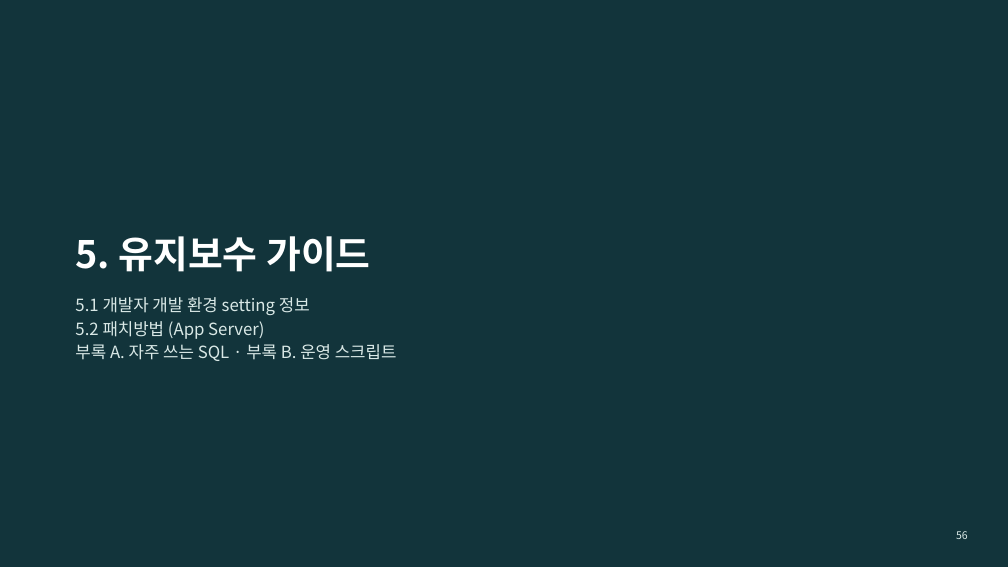
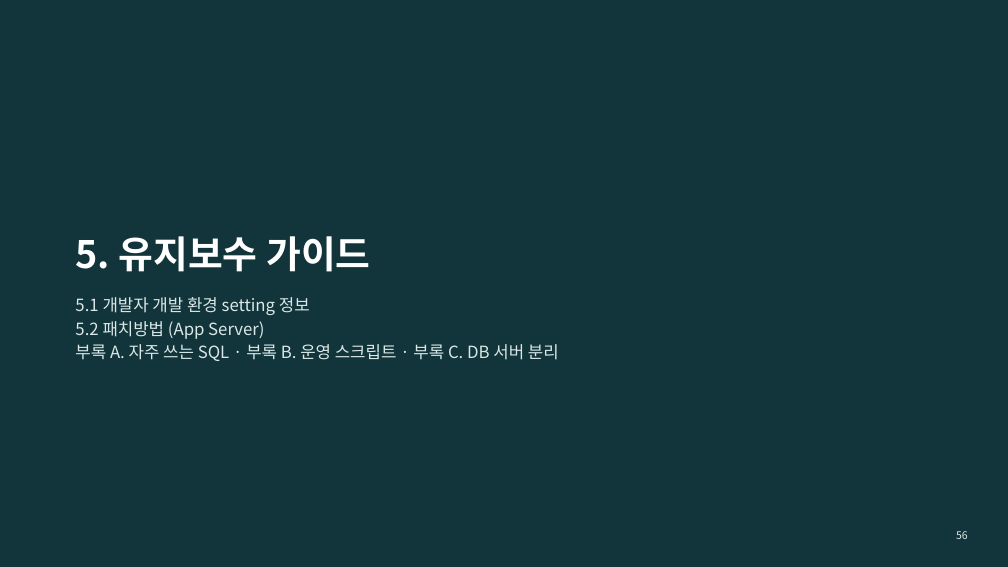
Before and after one commit to KimHwaJin/pr-agentic-service, a slide deck: slide 56 of docs/deliverables/08-operator-manual.pptx. Drawn at 1008x567 pixels with LibreOffice and Linux fonts; fonts in the diff are those of the drawing. Boxes give left, top, right and bottom in pixels: in the first picture for what was removed or moved away, otherwise in the second. Text is boxed around its words. In the diff, an @@ line names an element or a change of style, - is before the commit and + after.

```diff
--- a/docs/deliverables/08-operator-manual.pptx
+++ b/docs/deliverables/08-operator-manual.pptx
@@ text at box(75, 344, 559, 361): text changed @@
-부록 A. 자주 쓰는 SQL · 부록 B. 운영 스크립트
+부록 A. 자주 쓰는 SQL · 부록 B. 운영 스크립트 · 부록 C. DB 서버 분리
```
Also in this commit, not shown: 5 other slides changed, 6 slides added, 2 other files.
